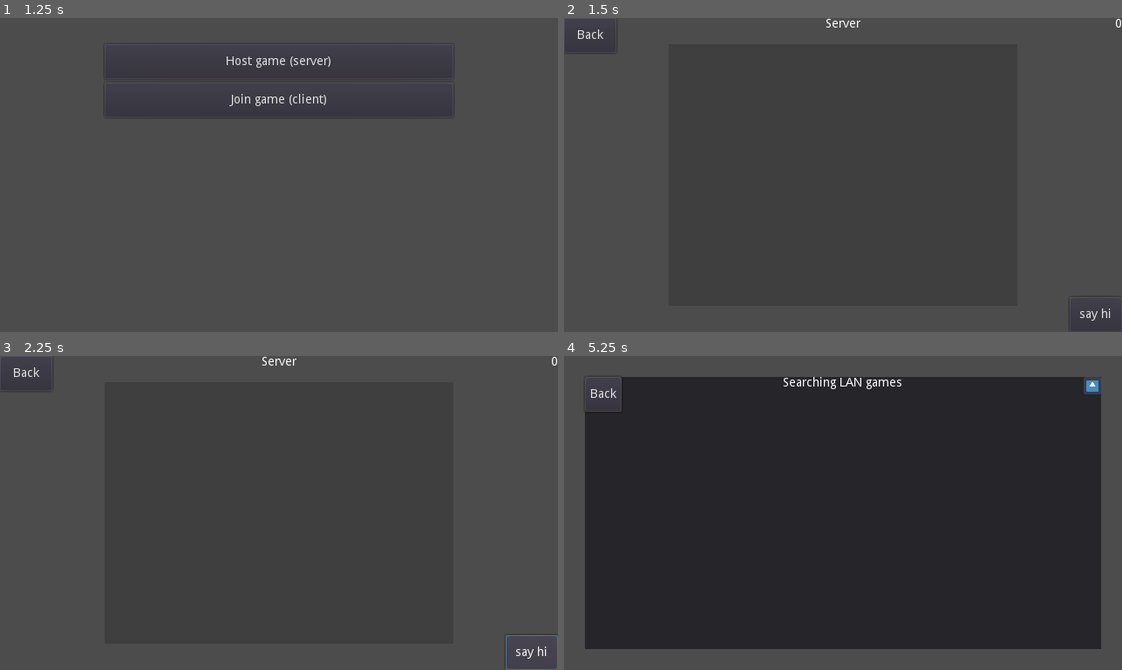
Above: before the commit, frames 1-4 (two rows, left to right).
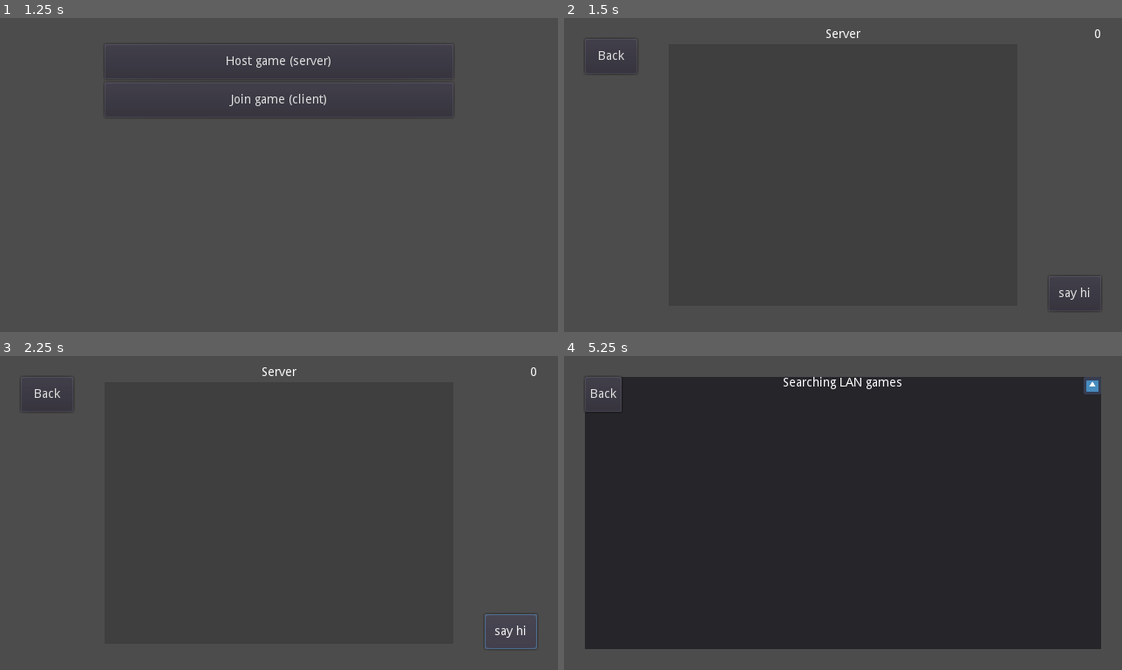
Above: after the commit, the same moments.

Repository: AlecAcosta/networking-tests
Game: Godot game, scene res://Main.tscn
Two runs of this game, one before a commit and one after it. Both use one fixed random seed, a clock stepped at 60 frames per second and the inputs below. The engine's default icon, where the game draws it, is replaced by a stand-in: a white triangle on a blue panel in a dark square.
Inputs:
- Up to frame 1 (1.25 s): tap Enter at 0.5 s
- Up to frame 2 (1.5 s): click "Host game (server)" at 1.25 s
- Up to frame 3 (2.25 s): click "say hi" at 2 s
- Up to frame 4 (5.25 s): click "say hi" at 2.75 s; click "say hi" at 3.5 s; click "Back" at 4.25 s; click "Join game (client)" at 5 s

Frame 1 is identical in both runs. In frame 2, 0.5% of the frame differs, in the area x 2-100%, y 0-97%; in frame 3, 0.6%, in the area x 2-100%, y 0-100%; in frame 4, nothing differs.

Commit message:
adjusted ui a bit

Diff:
--- a/BaseRoom.tscn
+++ b/BaseRoom.tscn
@@ -9,12 +9,18 @@
 
 [node name="LblTitle" type="Label" parent="."]
 anchor_right = 1.0
+margin_left = 24.0
+margin_top = 12.0
+margin_right = -24.0
 margin_bottom = 14.0
 text = "Base Room"
 align = 1
 
 [node name="LblID" type="Label" parent="."]
 anchor_right = 1.0
+margin_left = 24.0
+margin_top = 12.0
+margin_right = -24.0
 margin_bottom = 14.0
 text = "ID"
 align = 2
@@ -36,8 +42,10 @@
 color = Color( 0, 0, 0, 0.164706 )
 
 [node name="BtnBack" type="Button" parent="."]
-margin_right = 60.0
-margin_bottom = 40.0
+margin_left = 24.0
+margin_top = 24.0
+margin_right = 84.0
+margin_bottom = 64.0
 text = "Back"
 
 [node name="BtnSayHi" type="Button" parent="."]
@@ -45,8 +53,10 @@
 anchor_top = 1.0
 anchor_right = 1.0
 anchor_bottom = 1.0
-margin_left = -60.0
-margin_top = -40.0
+margin_left = -84.0
+margin_top = -64.0
+margin_right = -24.0
+margin_bottom = -24.0
 text = "say hi"
 
 [connection signal="pressed" from="BtnBack" to="." method="_on_BtnBack_pressed"]
